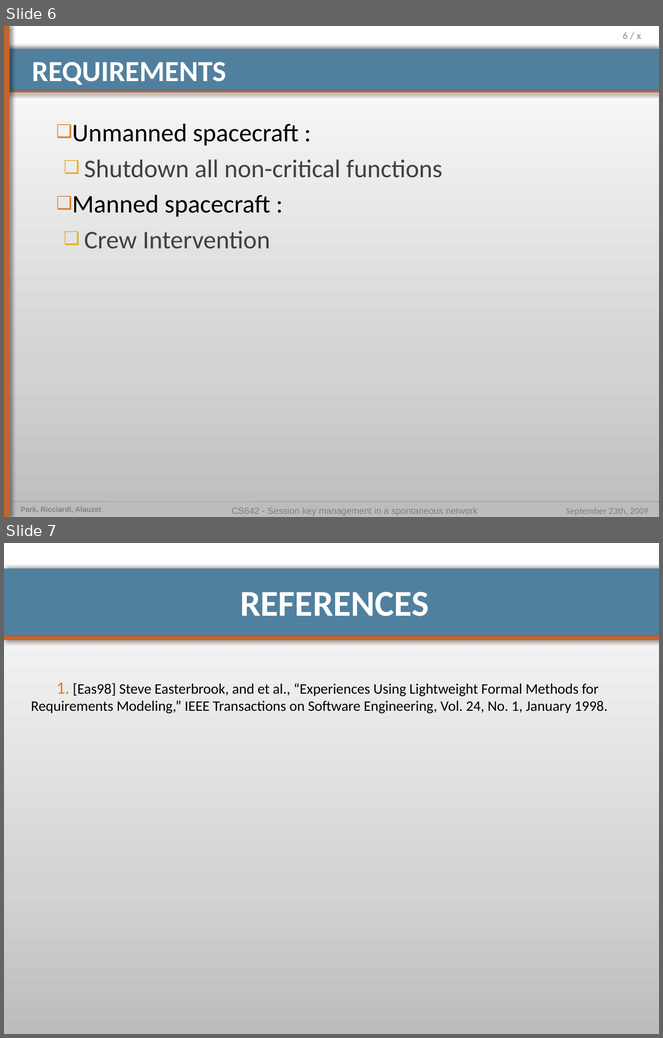
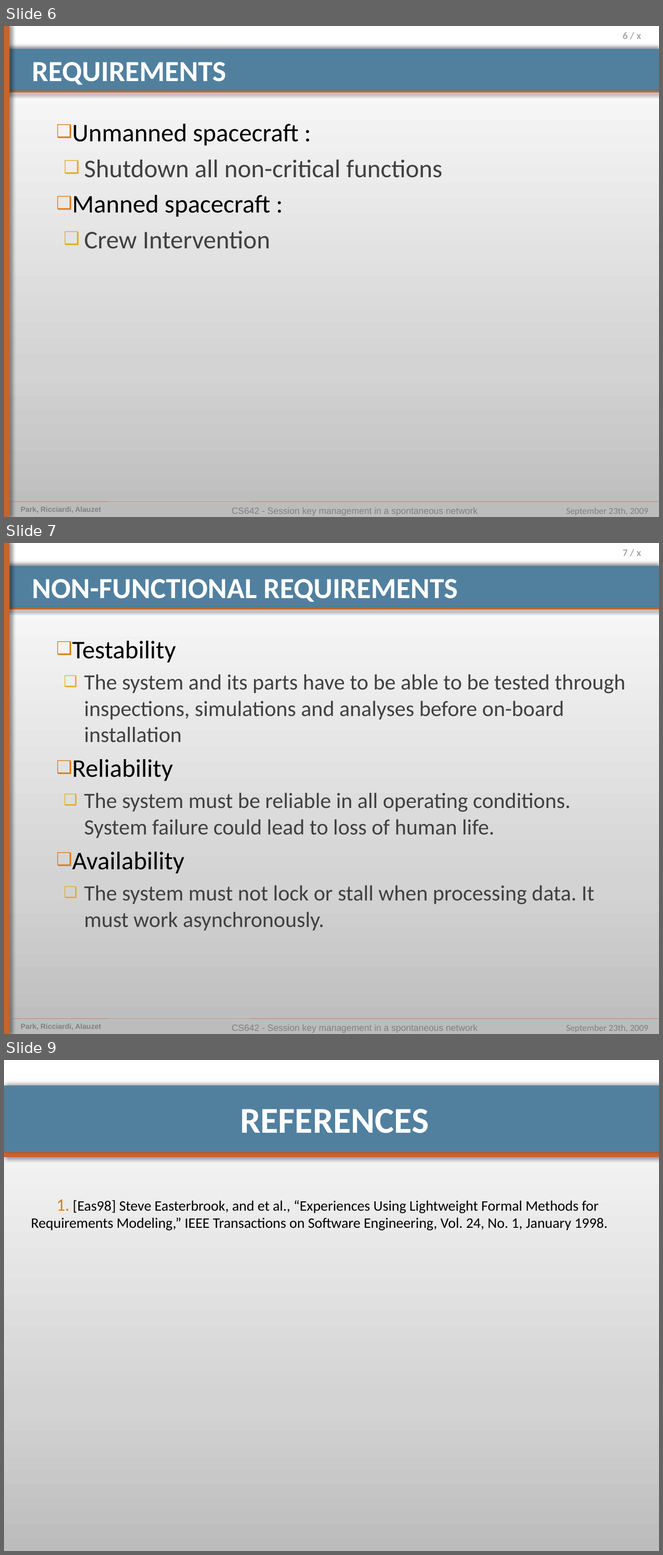
Before and after one commit to pierrealauzet/euroteam, a slide deck: Project 1/CS554_EuroTeam_Proposal.pptx. Shown one above the other, each under a label of ours: slides 6 and 7 before the commit, slides 6, 7 and 9 after it; the slides between them are not shown. The pictures are 663x1038 and 663x1555 pixels, drawn with LibreOffice and Linux fonts; fonts in the diff are those of the drawing. Boxes give left, top, right and bottom in pixels: in the first picture for what was removed or moved away, otherwise in the second. Text is boxed around its words. In the diff, an @@ line names an element or a change of style, - is before the commit and + after.

Commit message:
updated background slide and added non-functional requirements

```diff
--- a/Project 1/CS554_EuroTeam_Proposal.pptx
+++ b/Project 1/CS554_EuroTeam_Proposal.pptx
@@ slide 7 added at box(4, 543, 659, 1034), background gradient #BDBDBD to #D3D3D3 to #FFFFFF; not listed: 9 template elements that a slide beside it also shows @@
@@ title added at box(32, 579, 458, 602), 32 pt, text #FFFFFF, bold @@
+NON-FUNCTIONAL REQUIREMENTS
@@ text added at box(72, 641, 625, 931), 24 pt, text #404040 @@
+❑ Testability
+  ❑ The system and its parts have to be able to be tested through inspections, simulations and analyses before on-board installation
+❑ Reliability
+  ❑ The system must be reliable in all operating conditions. System failure could lead to loss of human life.
+❑ Availability
+  ❑ The system must not lock or stall when processing data. It must work asynchronously.
@@ what was slide 7 is now slide 9 @@
```
Also in this commit, not shown: 1 slide changed, 1 other slide added.
